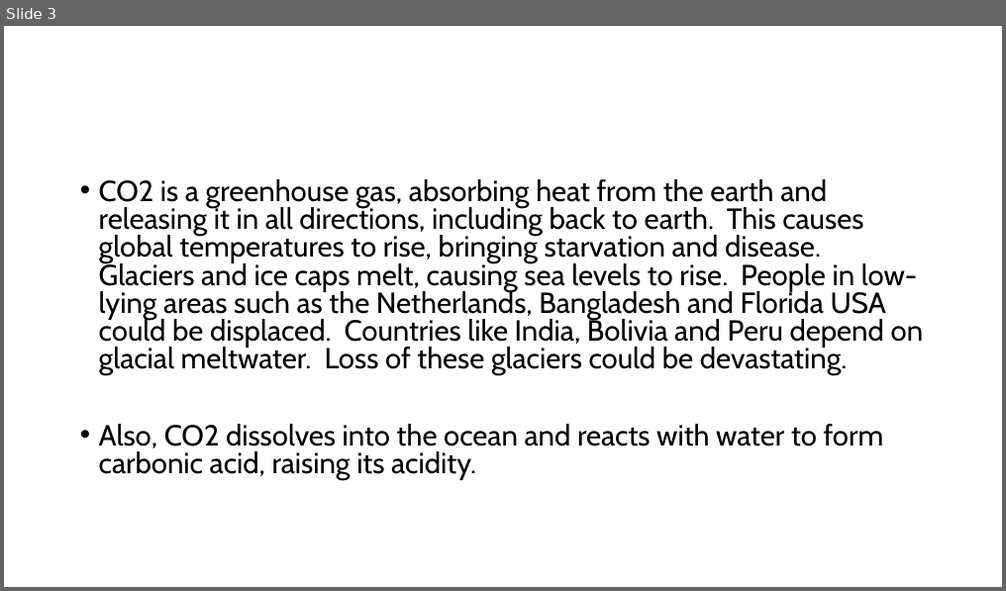
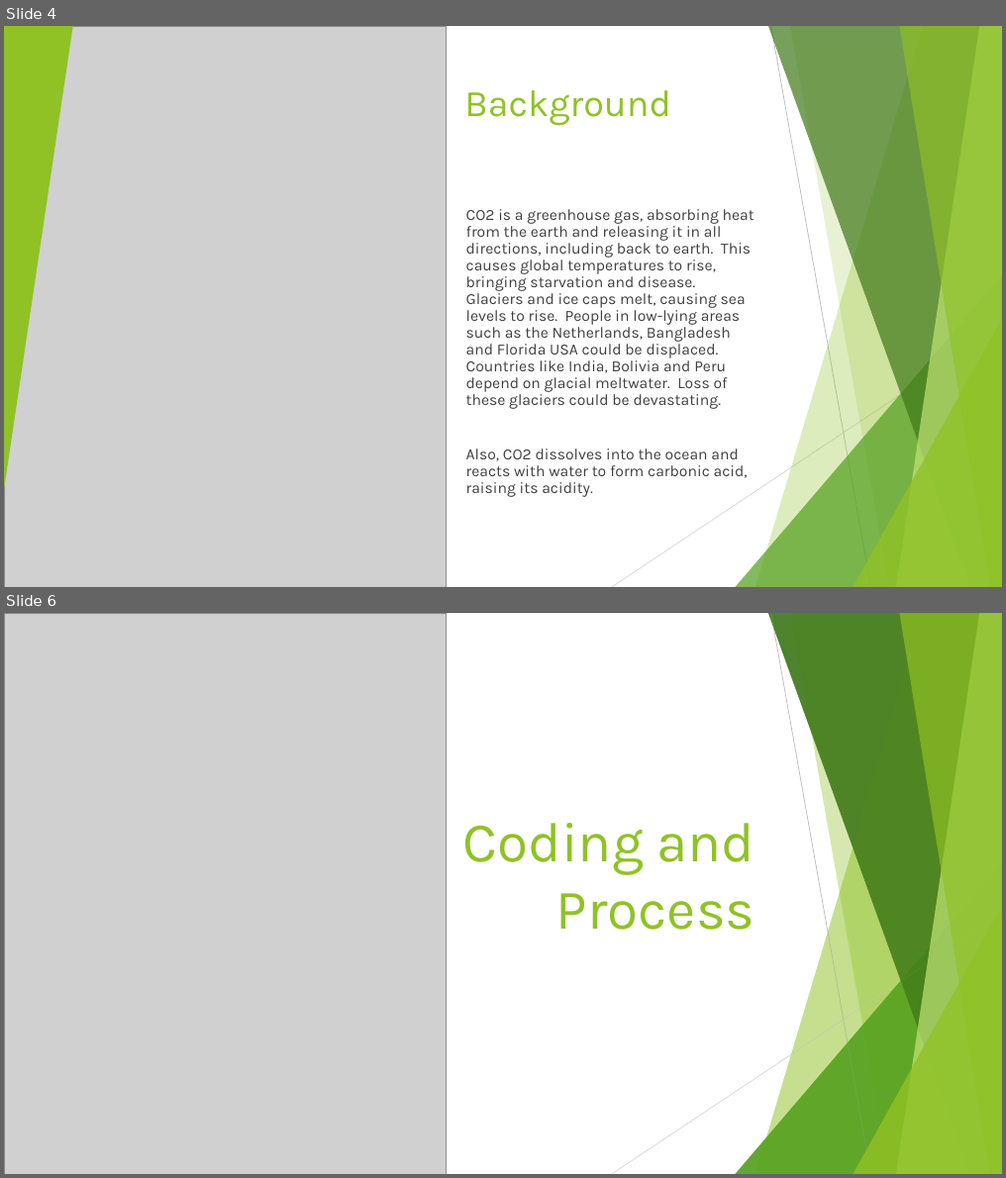
Before and after one commit to ddaniel2024/Project-3, a slide deck: powerpoint.pptx. Shown one above the other, each under a label of ours: slide 3 before the commit, slides 4 and 6 after it; the slides between them are not shown. The pictures are 1006x591 and 1006x1178 pixels, drawn with LibreOffice and Linux fonts; fonts in the diff are those of the drawing; grey boxes stand for pictures. Boxes give left, top, right and bottom in pixels: in the first picture for what was removed or moved away, otherwise in the second. Text is boxed around its words. In the diff, an @@ line names an element or a change of style, - is before the commit and + after.

```diff
--- a/powerpoint.pptx
+++ b/powerpoint.pptx
@@ slide 6 added at bbox=[4, 613, 1002, 1174], background #FFFFFF; not listed: 8 template elements that a slide beside it also shows @@
@@ group added at bbox=[4, 613, 1002, 1174]: 5 freeform shapes, 3 triangles, 2 lines @@
@@ picture added at bbox=[4, 613, 446, 1174] @@
@@ title added at bbox=[463, 823, 755, 930], 54 pt, text #90C226 @@
+Coding and Process
@@ what was slide 3 is now slide 4 @@
@@ slide 4 changed as well @@
@@ picture added at bbox=[4, 26, 446, 587] @@
@@ triangle added at bbox=[4, 26, 73, 490], fill #90C226 @@
@@ title added at bbox=[464, 90, 671, 126], 36 pt, text #90C226 @@
+Background
@@ text "CO2 is a greenhouse gas, ...": place and size @@
-text "CO2 is a greenhouse gas, ..." at bbox=[99, 179, 924, 480]
+text "CO2 is a greenhouse gas, ..." at bbox=[466, 209, 754, 497]
@@ text "CO2 is a greenhouse gas, ..." at bbox=[466, 209, 754, 497]: size 28 to 15 pt, font Cabin to Karla, text colour #000000 to #404040; bullet • to ▶; line spacing 0.8 to 0.9 @@
@@ group added at bbox=[4, 26, 1002, 587]: 5 freeform shapes, 3 triangles, 2 lines @@
```
Also in this commit, not shown: 7 other slides changed, 14 other slides added, 4 slides removed.
